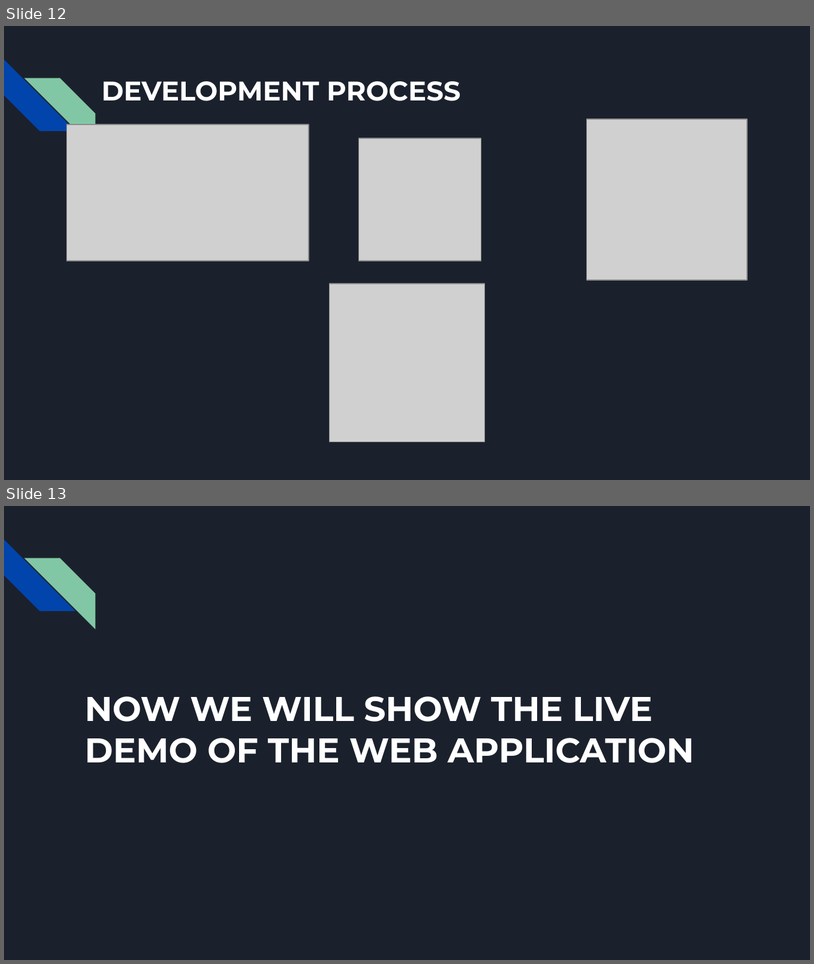
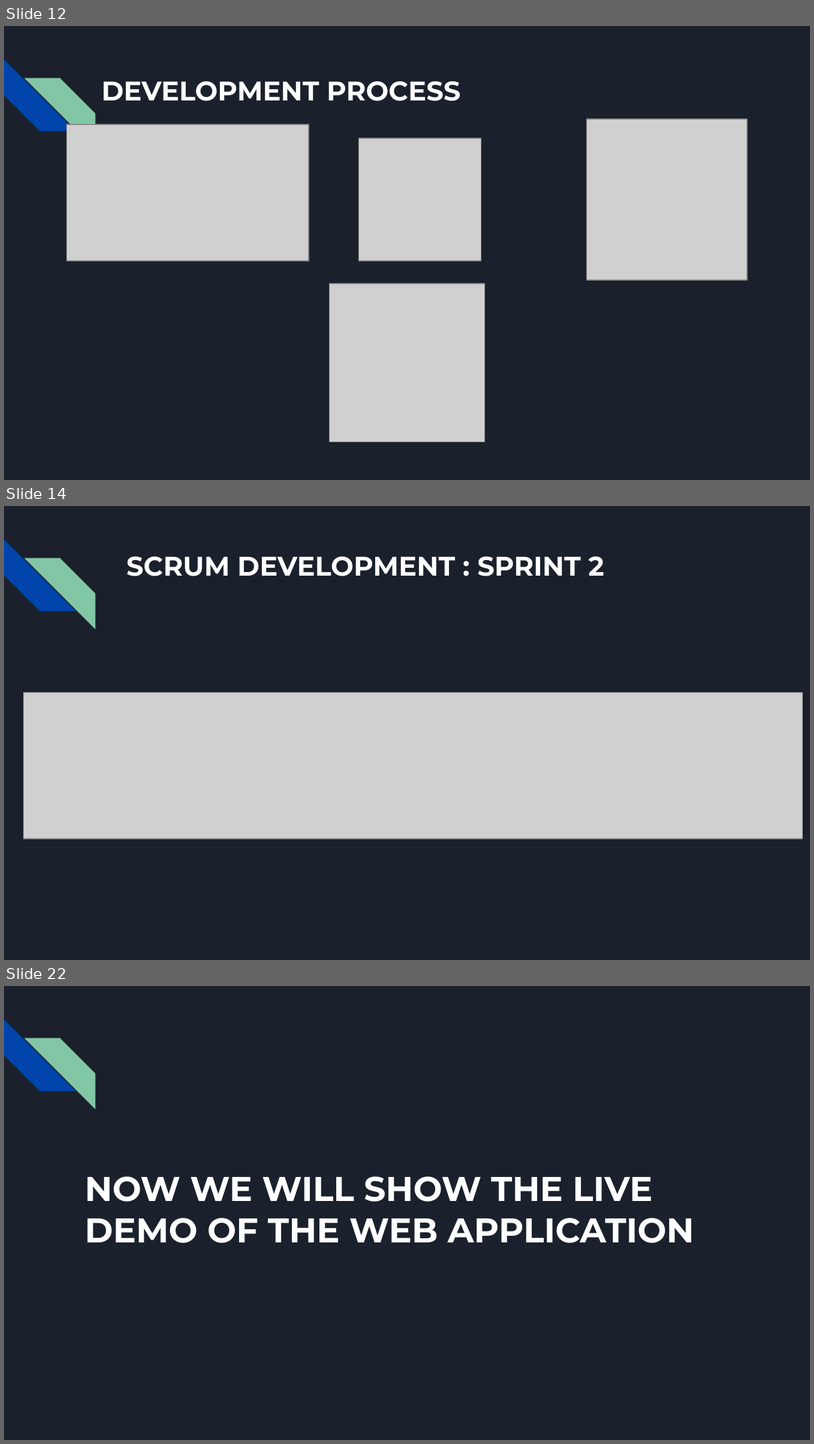
Before and after one commit to bbooss97/MarketFuture, a slide deck: documentazione/Slides presentazione progetto.pptx. Shown one above the other, each under a label of ours: slides 12 and 13 before the commit, slides 12, 14 and 22 after it; the slides between them are not shown. The pictures are 814x964 and 814x1444 pixels, drawn with LibreOffice and Linux fonts; fonts in the diff are those of the drawing; grey boxes stand for pictures. Boxes give left, top, right and bottom in pixels: in the first picture for what was removed or moved away, otherwise in the second. Text is boxed around its words. In the diff, an @@ line names an element or a change of style, - is before the commit and + after.

```diff
--- a/documentazione/Slides presentazione progetto.pptx
+++ b/documentazione/Slides presentazione progetto.pptx
@@ slide 14 added at (x1=4, y1=506, x2=810, y2=960), background #1B212C; not listed: 2 template elements that a slide beside it also shows @@
@@ title added at (x1=126, y1=556, x2=604, y2=576), 24 pt, text #FFFFFF, bold @@
+SCRUM DEVELOPMENT : SPRINT 2
@@ picture added at (x1=23, y1=692, x2=803, y2=838) @@
@@ what was slide 13 is now slide 22 @@
```
Also in this commit, not shown: 1 slide changed, 8 other slides added.
